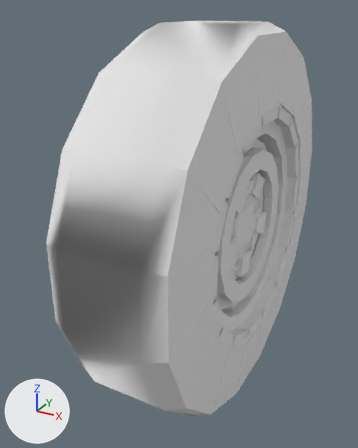
What one commit did to the OBJ model mccore/src/main/resources/assets/ivv/objmodels/parts/bigtire.obj.
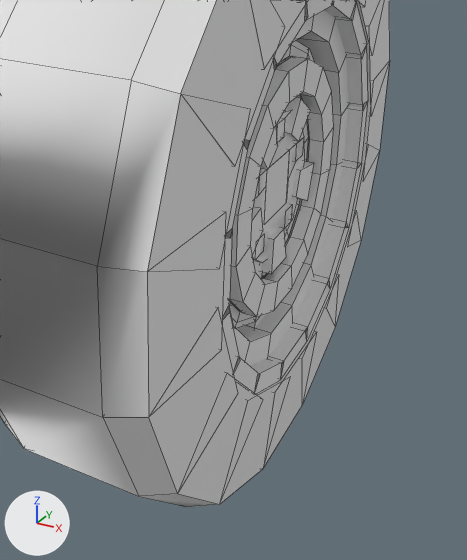
Old and new are each drawn whole from a 50 mm camera at (0.531, -1.144, 0.534) aimed at (-0.072, -0.047, -0.014) and again close up on the part from 22% to 100% of the width and 26% to 100% of the height. Lighting does not change. The marker at lower left points along +X, +Y and +Z. The close-ups show mesh edges as thin lines. Where no turn or scale is listed for an object, it has been applied to the vertices.

The first close-up shows 'rim', 'tire'.
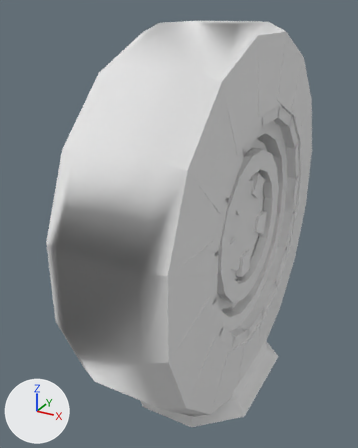
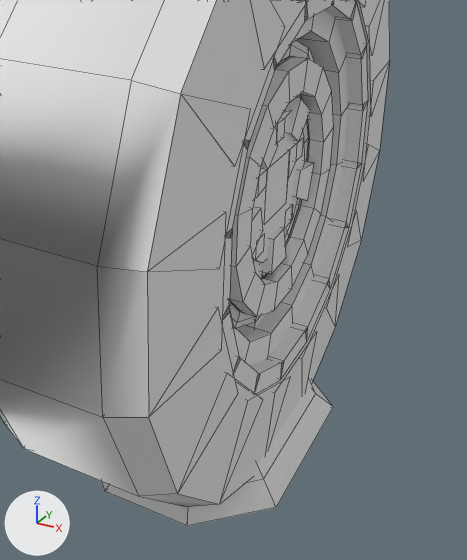
Boxes [x1, y1, x2, y2] around the edits, measured in the close-ups (467 x 560 px):
'flat', added: after [101, 381, 333, 526]

The change in detail:
Material 'm_1d458b9e-e5d0-72b7-b3ba-fa26a31e8501' (mat_m_1d458b9e_e5d0_72b7_b3ba_fa26a31e8501) is new.
Its base color is (0.8, 0.8, 0.8) (white #e7e7e7).
Its roughness is 1.0.
Mesh me_flat is new.
It has 26 vertices, 32 faces and spans x -0.188..0.188, y -0.25..0.25, z -0.5..-0.437.
It uses material mat_m_1d458b9e_e5d0_72b7_b3ba_fa26a31e8501 (white #e7e7e7).
Object 'flat' (ob_flat) is new; it shows me_flat.
Its location is (0.0, 0.0, 0.0).
